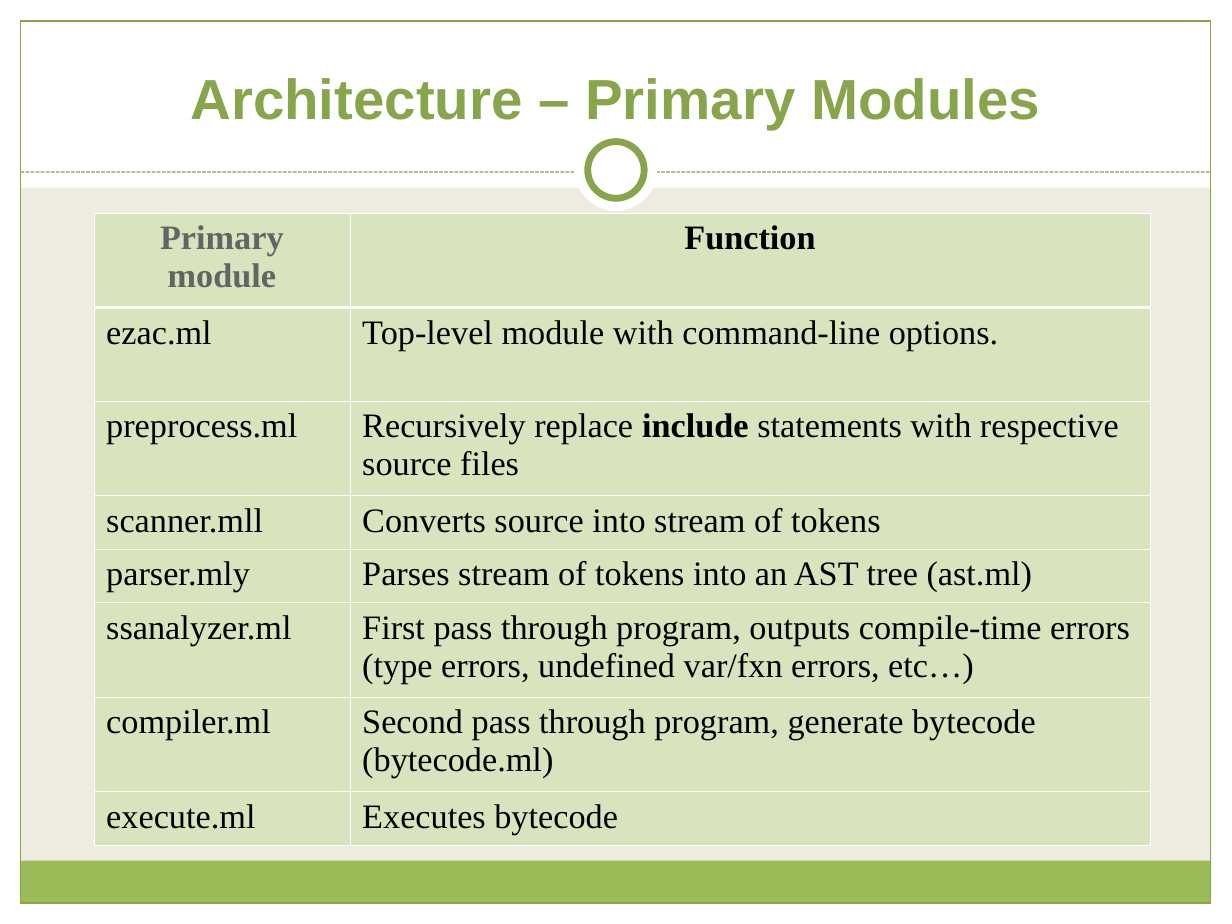
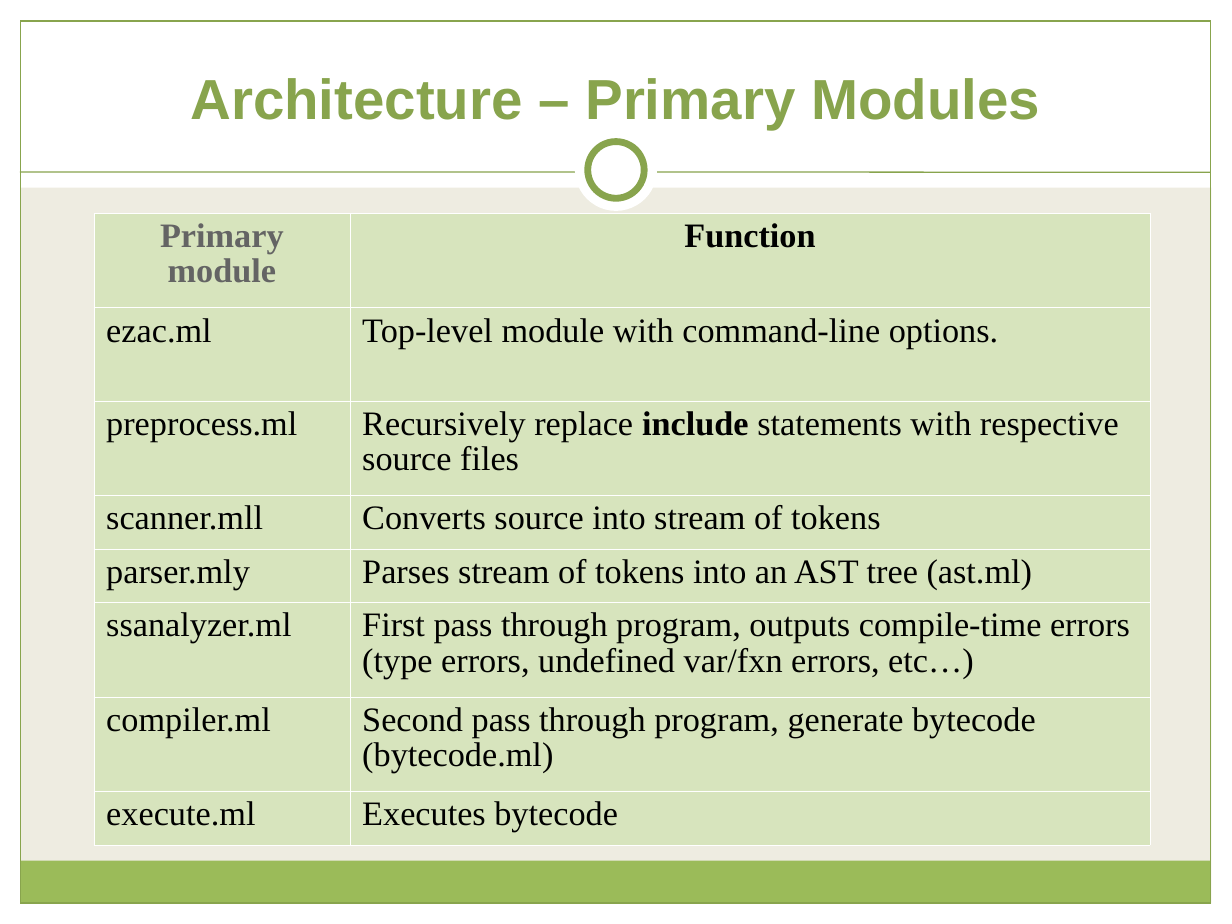
Before and after one commit to dgromov/EZ-ASCII, a slide deck: slide 10 of FinalReport/final_slides_v2.ppt (slide 6 before the commit). Drawn at 1232x924 pixels with LibreOffice and Linux fonts; fonts in the diff are those of the drawing. Boxes give left, top, right and bottom in pixels: in the first picture for what was removed or moved away, otherwise in the second. Text is boxed around its words. In the diff, an @@ line names an element or a change of style, - is before the commit and + after.

```diff
--- a/FinalReport/final_slides_v2.ppt
+++ b/FinalReport/final_slides_v2.ppt
@@ line (21, 172) - (1211, 172): stroke #88A44D 0.74 pt dashed to #88A44D 0.74 pt @@
@@ table at bbox=[94, 213, 1151, 845] @@
@@ line spacing 1 to 0.93 @@
@@ borders changed @@
```
Also in this commit, not shown: 15 other slides changed, 1 slide added.
